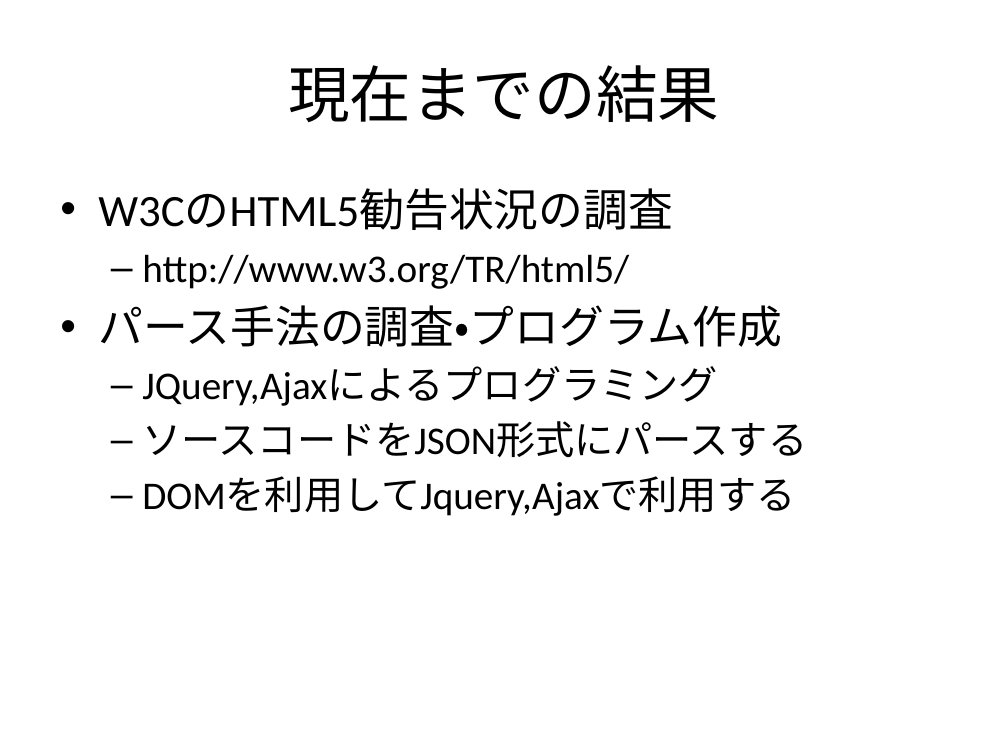
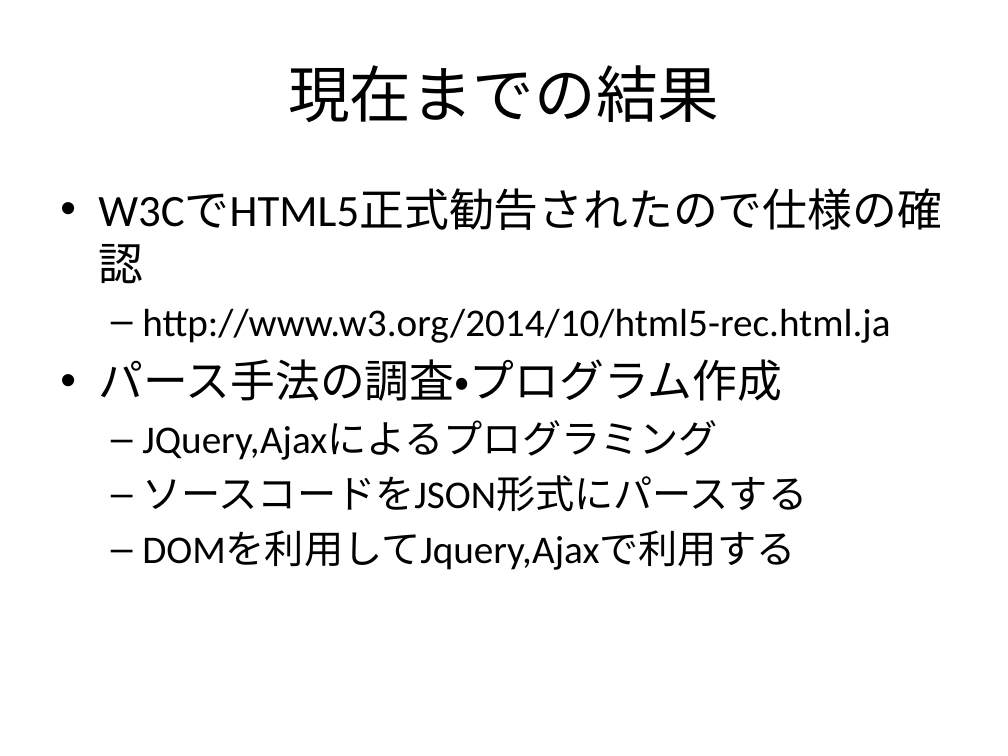
Before and after one commit to f-akazawa/akaz_uecdevelop, a slide deck: slide 16 of doc/中間発表資料.pptx. Drawn at 1008x756 pixels with LibreOffice and Linux fonts; fonts in the diff are those of the drawing. Boxes give left, top, right and bottom in pixels: in the first picture for what was removed or moved away, otherwise in the second. Text is boxed around its words. In the diff, an @@ line names an element or a change of style, - is before the commit and + after.

```diff
--- a/doc/中間発表資料.pptx
+++ b/doc/中間発表資料.pptx
@@ text at <box>142,308,890,343</box>: text changed @@
-• W3CのHTML5勧告状況の調査
-  – http://www.w3.org/TR/html5/
+• W3CでHTML5正式勧告されたので仕様の確認
+  – http://www.w3.org/2014/10/html5-rec.html.ja
```
Also in this commit, not shown: 5 other slides changed, 2 slides added.
